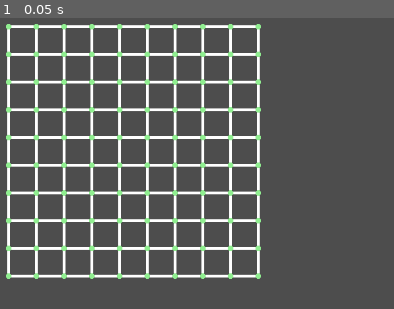
Above: before the commit, frame 1.
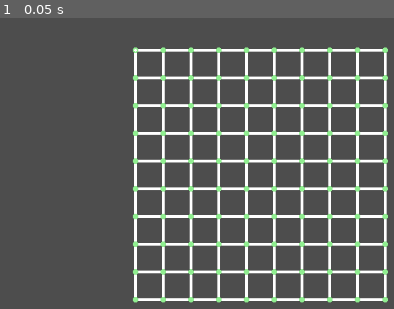
Above: after the commit, the same moment.

Repository: kennethbchen/Medical-Malpicross-Game
Game: Godot game, scene res://scenes/game.tscn
Same seed, same stepped clock (60 frames per second), same inputs: the game is played once before the commit and once after it.
Inputs:
- Up to frame 1 (0.05 s): no input

The runs differ from the first frame. In frame 1, 26% of the frame differs, in the area x 1-99%, y 2-98%.

Commit message:
Implemented damped_spring_2d

Diff:
--- a/project.godot
+++ b/project.godot
@@ -11,7 +11,6 @@
 [application]
 
 config/name="WiggleGrid"
-config/tags=PackedStringArray("template")
 run/main_scene="uid://hwsx8i5h37ma"
 config/features=PackedStringArray("4.4")
 config/icon="res://icon.svg"
--- a/scenes/game.tscn
+++ b/scenes/game.tscn
@@ -1,9 +1,16 @@
-[gd_scene load_steps=2 format=3 uid="uid://hwsx8i5h37ma"]
+[gd_scene load_steps=3 format=3 uid="uid://hwsx8i5h37ma"]
 
 [ext_resource type="Script" uid="uid://cn331p8wooovl" path="res://scripts/point_grid.gd" id="1_uwrxv"]
+[ext_resource type="Script" uid="uid://6t2lpla7e4sg" path="res://scripts/damped_spring_2d.gd" id="2_yqjtg"]
 
 [node name="Game" type="Node2D"]
 
 [node name="Node2D" type="Node2D" parent="."]
-position = Vector2(246, 89)
+position = Vector2(429, 123)
 script = ExtResource("1_uwrxv")
+
+[node name="DampedSpring2D" type="Node2D" parent="Node2D"]
+script = ExtResource("2_yqjtg")
+damping_ratio = 0.1
+angular_frequency = 10.0
+draw_spring = true
--- /dev/null
+++ b/scripts/damped_spring_2d.gd
@@ -0,0 +1,46 @@
+@tool
+extends Node2D
+
+@export var damping_ratio: float = 0
+@export var angular_frequency: float = 20
+
+@export var draw_spring: bool = false
+
+var spring_position: Vector2
+var spring_velocity: Vector2
+
+func _ready() -> void:
+	spring_position = global_position
+
+func _physics_process(delta: float) -> void:
+
+	simulate_spring(delta)
+	queue_redraw()
+
+"""
+	Implementation of:
+	https://github.com/TheAllenChou/numeric-springing
+
+	damping_ratio = zeta
+	angular_frequency = omega
+"""
+func simulate_spring(delta: float):
+
+
+	var target_position: Vector2 = global_position
+
+	var f = 1.0 + 2.0 * delta * damping_ratio * angular_frequency
+	var oo = angular_frequency * angular_frequency
+	var hoo = delta * oo
+	var hhoo = delta * hoo
+
+	var det_inv = 1.0 / (f + hhoo)
+	var det_x = f * spring_position + delta * spring_velocity + hhoo * target_position
+	var det_v = spring_velocity + hoo * (target_position - spring_position)
+	spring_position = det_x * det_inv
+	spring_velocity = det_v * det_inv
+
+func _draw() -> void:
+	if draw_spring:
+		draw_circle(spring_position - global_position, 2, Color.WHITE)
+		draw_line(spring_position - global_position, Vector2.ZERO, Color.WHITE)
Not shown, added: scripts/damped_spring_2d.gd.uid
